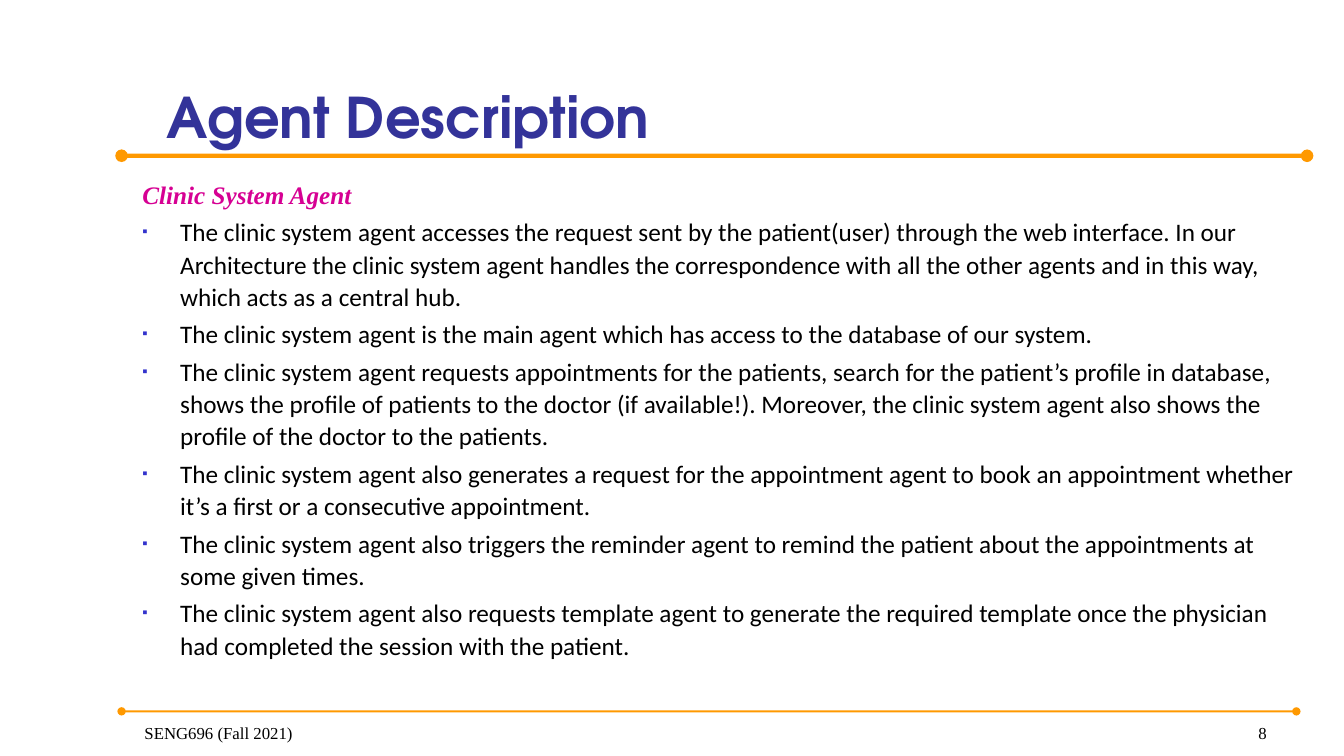
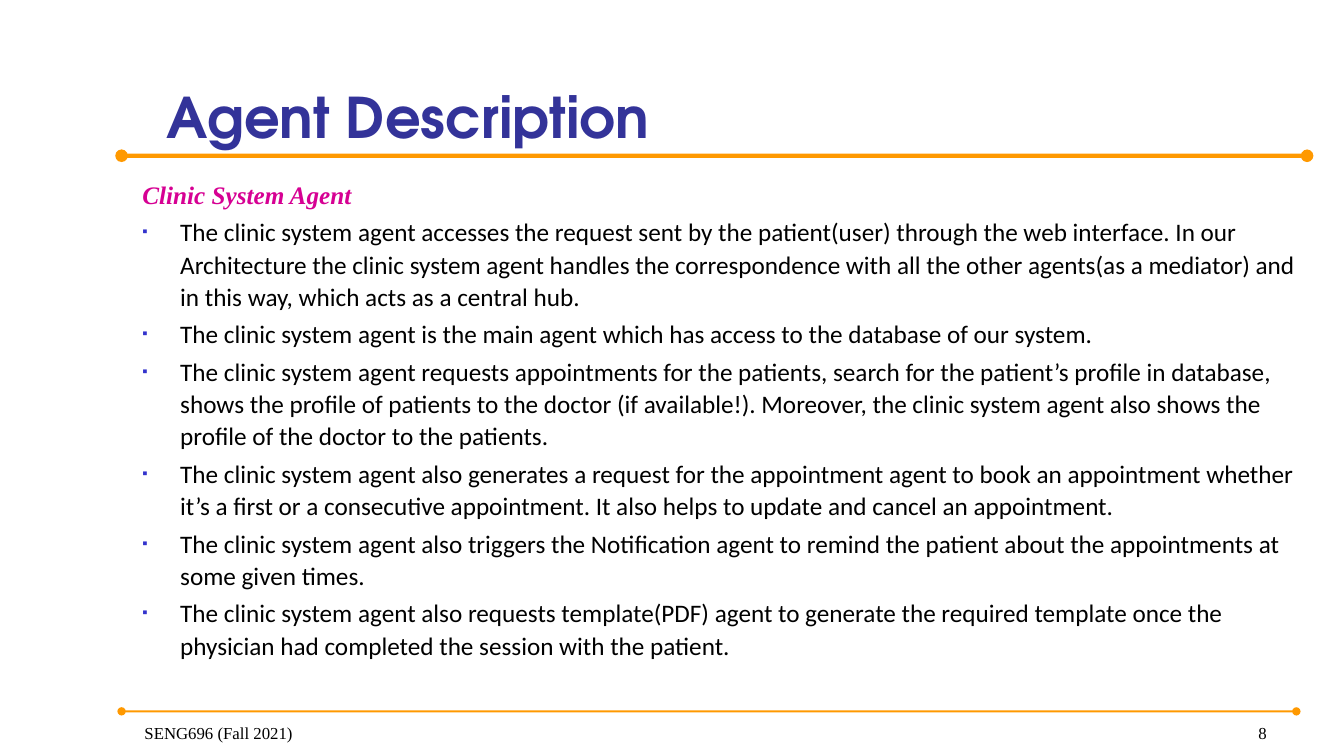
Before and after one commit to anish30145784/SENG696_GroupD, a slide deck: slide 8 of GroupD_ProjectPresentation.pptx. Drawn at 1344x756 pixels with LibreOffice and Linux fonts; fonts in the diff are those of the drawing; background and template pictures are left out. Boxes give left, top, right and bottom in pixels: in the first picture for what was removed or moved away, otherwise in the second. Text is boxed around its words. In the diff, an @@ line names an element or a change of style, - is before the commit and + after.

Commit message:
Updated ER Diagram and other slides

```diff
--- a/GroupD_ProjectPresentation.pptx
+++ b/GroupD_ProjectPresentation.pptx
@@ text at (180,222,1295,310): text changed @@
-▪ The clinic system agent accesses the request sent by the patient(user) through the web interface. In our Architecture the clinic system agent handles the correspondence with all the other agents and in this way, which acts as a central hub.
+▪ The clinic system agent accesses the request sent by the patient(user) through the web interface. In our Architecture the clinic system agent handles the correspondence with all the other agents(as a mediator) and in this way, which acts as a central hub.
@@ text at (180,465,1293,659): text changed @@
-▪ The clinic system agent also generates a request for the appointment agent to book an appointment whether it’s a first or a consecutive appointment.
-▪ The clinic system agent also triggers the reminder agent to remind the patient about the appointments at some given times.
-▪ The clinic system agent also requests template agent to generate the required template once the physician had completed the session with the patient.
+▪ The clinic system agent also generates a request for the appointment agent to book an appointment whether it’s a first or a consecutive appointment. It also helps to update and cancel an appointment.
+▪ The clinic system agent also triggers the Notification agent to remind the patient about the appointments at some given times.
+▪ The clinic system agent also requests template(PDF) agent to generate the required template once the physician had completed the session with the patient.
```
Also in this commit, not shown: 3 other slides changed, 4 slides added.
